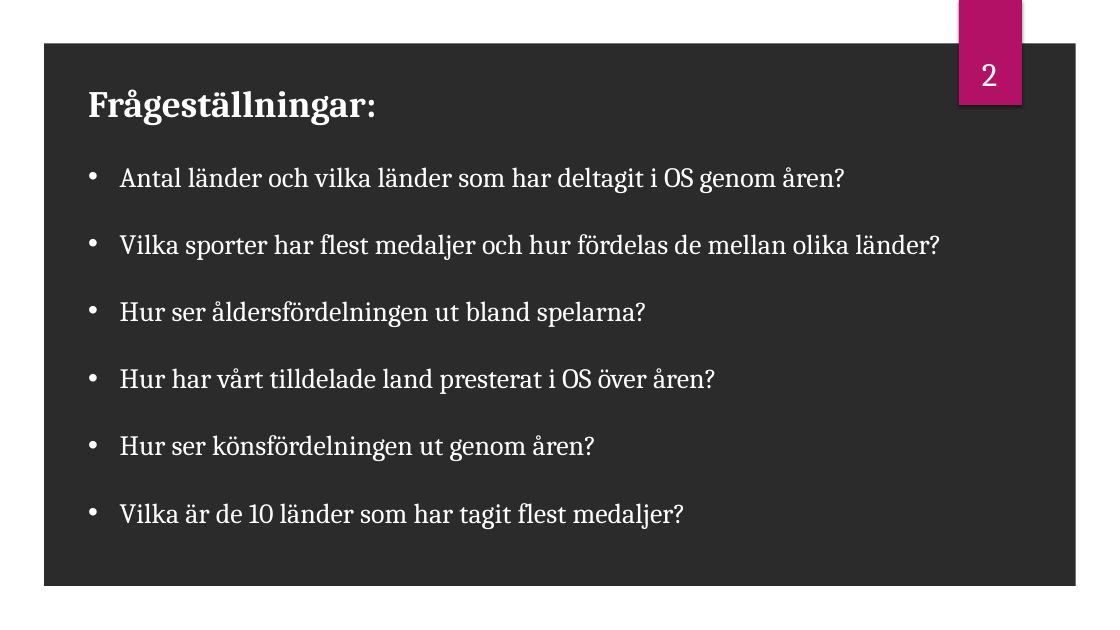
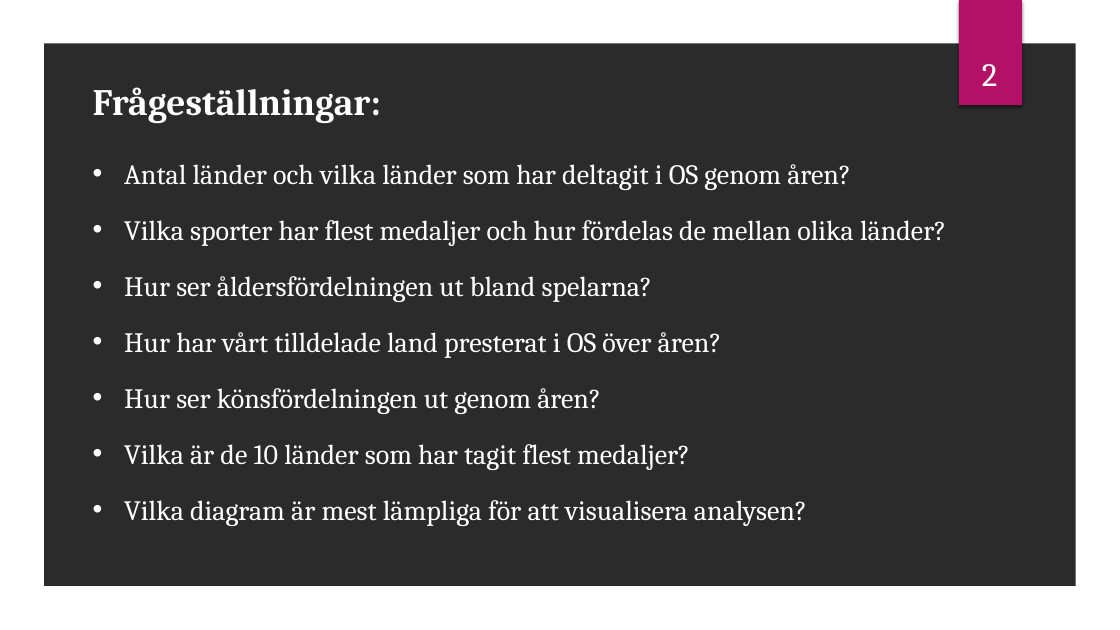
Before and after one commit to Filip5050/Seminarium_OS, a slide deck: slide 2 of Presentation_OS.pptx. Drawn at 1120x630 pixels with LibreOffice and Linux fonts; fonts in the diff are those of the drawing; background and template pictures are left out; a plain dark background stands for a picture behind light text. Boxes give left, top, right and bottom in pixels: in the first picture for what was removed or moved away, otherwise in the second. Text is boxed around its words. In the diff, an @@ line names an element or a change of style, - is before the commit and + after.

```diff
--- a/Presentation_OS.pptx
+++ b/Presentation_OS.pptx
@@ text at bbox=[124, 500, 807, 526]: paragraph added @@
+• Vilka diagram är mest lämpliga för att visualisera analysen?
```
Also in this commit, not shown: 3 other slides changed.
